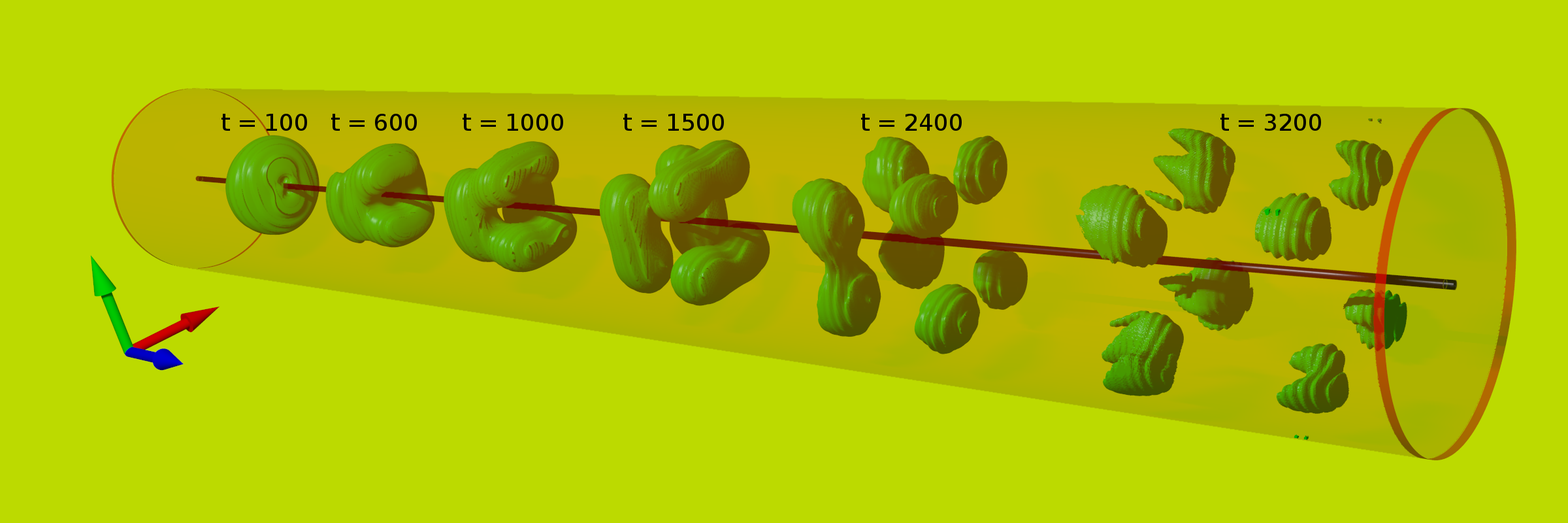
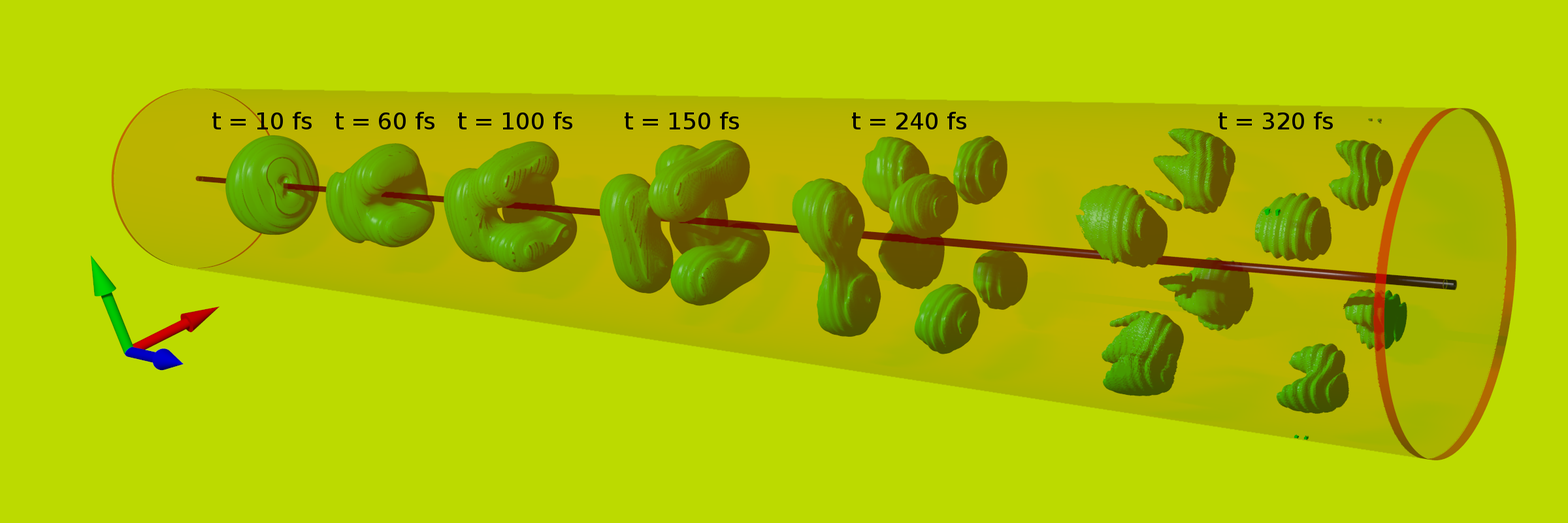
Layers edited between the first and the second 1568 × 523 image:
painted on "..." over [212, 111, 1333, 131]
